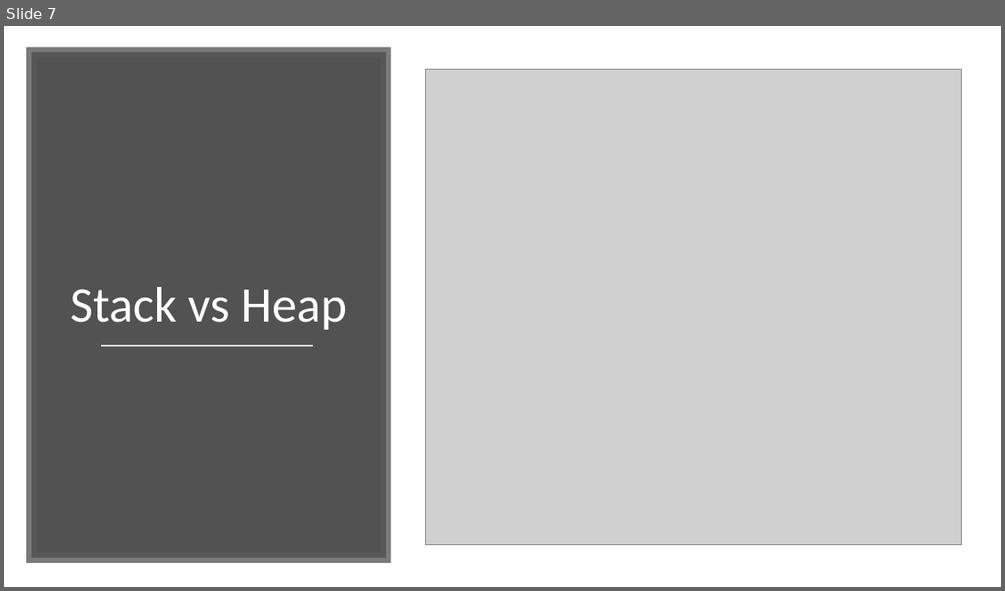
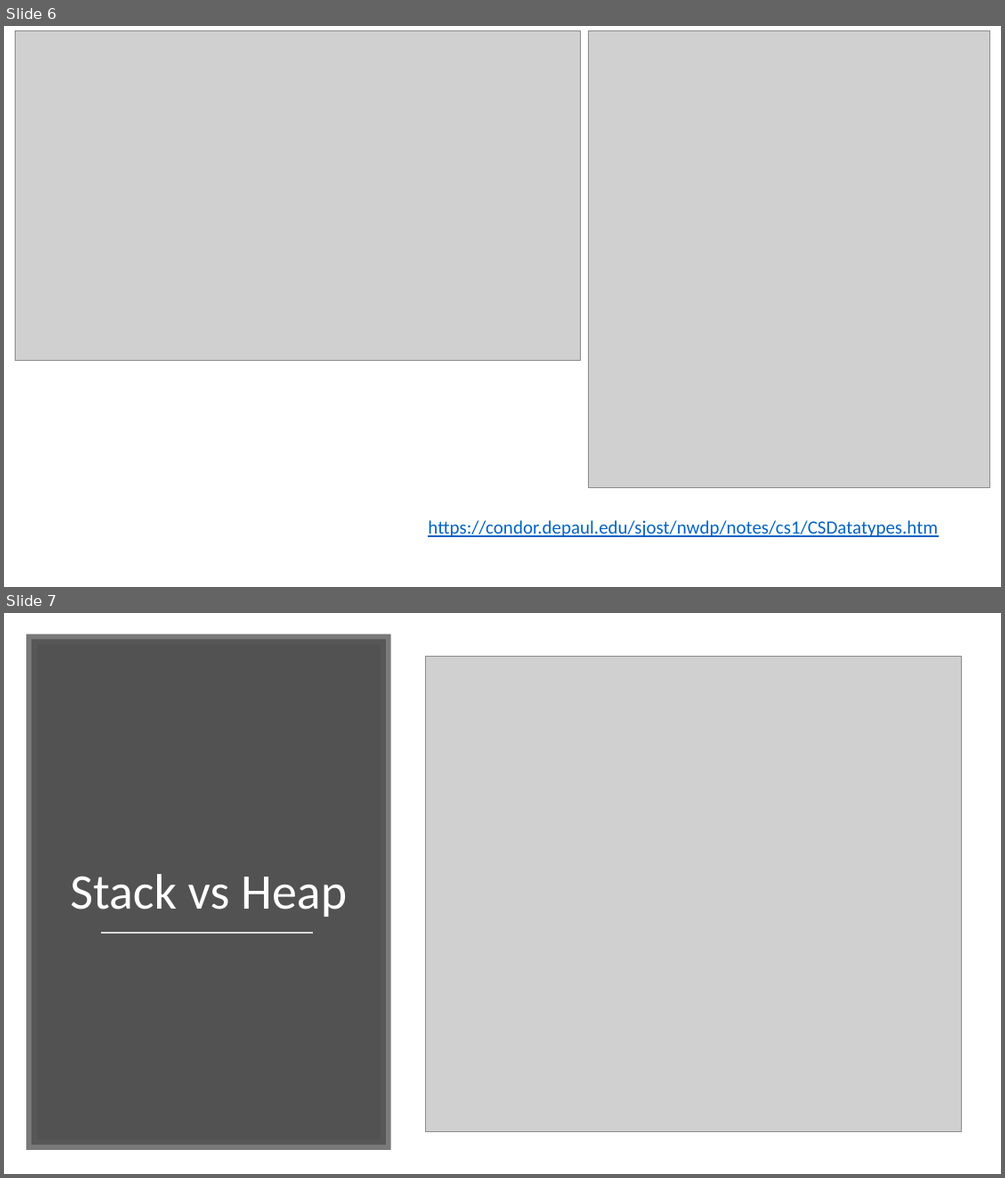
Before and after one commit to sheltertake/dotbench-workshop, a slide deck: 05-memory/memory.pptx. Shown one above the other, each under a label of ours: slide 7 before the commit, slides 6 and 7 after it. The pictures are 1005x591 and 1005x1178 pixels, drawn with LibreOffice and Linux fonts; fonts in the diff are those of the drawing; grey boxes stand for pictures. Boxes give left, top, right and bottom in pixels: in the first picture for what was removed or moved away, otherwise in the second. Text is boxed around its words. In the diff, an @@ line names an element or a change of style, - is before the commit and + after.

```diff
--- a/05-memory/memory.pptx
+++ b/05-memory/memory.pptx
@@ slide 6 added at (x1=4, y1=26, x2=1001, y2=587), background #FFFFFF @@
@@ picture added at (x1=16, y1=30, x2=580, y2=361) @@
@@ picture added at (x1=588, y1=30, x2=989, y2=488) @@
@@ text added at (x1=428, y1=520, x2=938, y2=537), 18 pt, text #0563C1, underline @@
+https://condor.depaul.edu/sjost/nwdp/notes/cs1/CSDatatypes.htm
```
Also in this commit, not shown: 1 slide removed, 1 other file.
